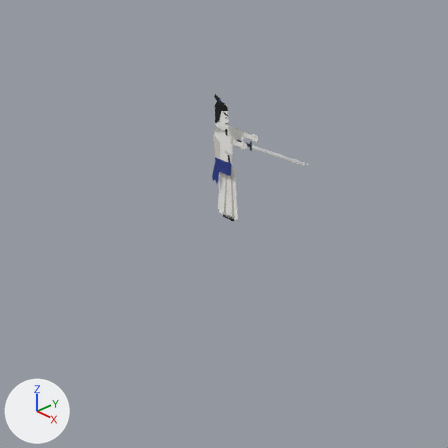
The Blender file art/fighters/puppet.blend as it was, and as the next commit left it.
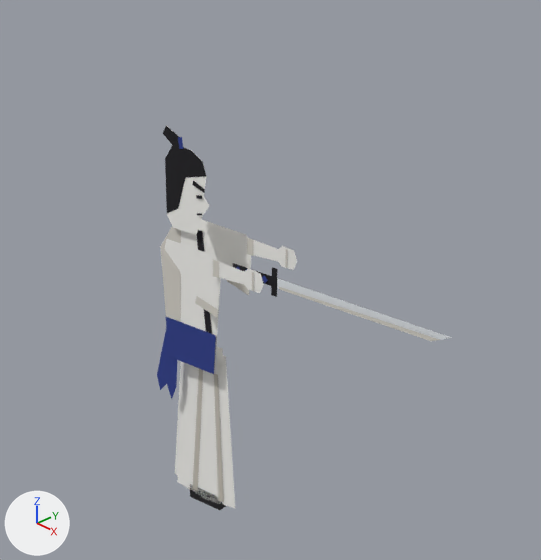
Old and new are each drawn from the file's camera 'Camera' and again close up on the part from 36% to 76% of the width and 12% to 53% of the height. The lights are fixed; the arrows at lower left show +X, +Y and +Z. The older version's two pictures come first.

Names of what the first close-up shows: 'armBL', 'armBU', 'armFL', 'armFU', 'footF', 'head', 'legB', 'legF', 'sword', 'torso'.
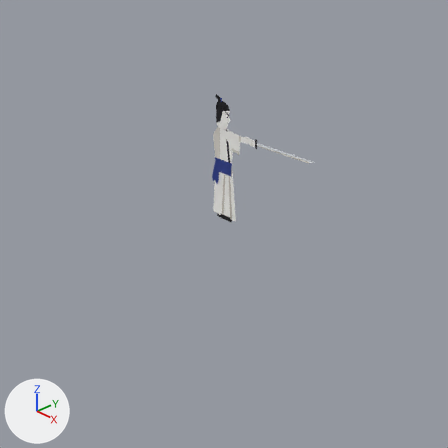
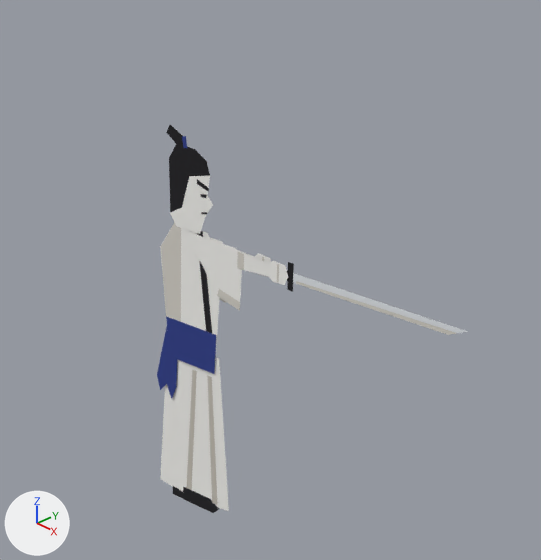
What the commit changed:
Object 'legB' (ob_legb) moves from (-0.05, 0.13, 0.95) to (-0.05, 0.012, 0.95).
Object 'footB' (ob_footb) moves from (-0.07, 0.13, 0.03) to (-0.07, 0.011, 0.03).
Object 'armBU' (ob_armbu) moves from (-0.08, 0.2, 1.65) to (-0.08, 0.016, 1.65).
Object 'armBL' (ob_armbl) moves from (0.24, 0.2, 1.65) to (0.24, 0.015, 1.65).
Object 'head' (ob_head) moves from (0.0, -0.03, 1.74) to (0.0, -0.003, 1.74).
Object 'legF' (ob_legf) moves from (0.05, 0.06, 0.95) to (0.05, 0.007, 0.95).
Object 'footF' (ob_footf) moves from (0.03, 0.06, 0.03) to (0.03, 0.006, 0.03).
Object 'sword' (ob_sword) moves from (0.76, -0.13, 1.65) to (0.76, -0.008, 1.65).
Object 'armFU' (ob_armfu) moves from (0.06, -0.18, 1.65) to (0.06, -0.012, 1.65).
Object 'armFL' (ob_armfl) moves from (0.38, -0.2, 1.65) to (0.38, -0.014, 1.65).

What differs and where, as boxes (x1, y1, x2, y2) in the close-ups (541 x 560 px):
'legF', moved
    before: (177, 353, 235, 508)
    after: (171, 358, 229, 511)
'armFU', moved
    before: (164, 239, 220, 318)
    after: (186, 232, 242, 311)
'sword', moved
    before: (233, 263, 452, 341)
    after: (287, 262, 468, 335)
'head', moved
    before: (163, 125, 209, 235)
    after: (166, 125, 213, 234)
'armFL', moved
    before: (213, 259, 264, 293)
    after: (237, 252, 288, 285)
'armBU', moved (mostly hidden afterwards)
    before: (198, 220, 251, 295)
    after: (209, 237, 226, 303)
'legB', moved
    before: (175, 346, 223, 475)
    after: (160, 384, 176, 487)
'armBL', moved
    before: (247, 237, 297, 270)
    after: (237, 250, 271, 277)
'footF', moved
    before: (190, 484, 226, 510)
    after: (183, 487, 219, 513)
'footB', moved (not visible before)
    after: (173, 486, 183, 498)
